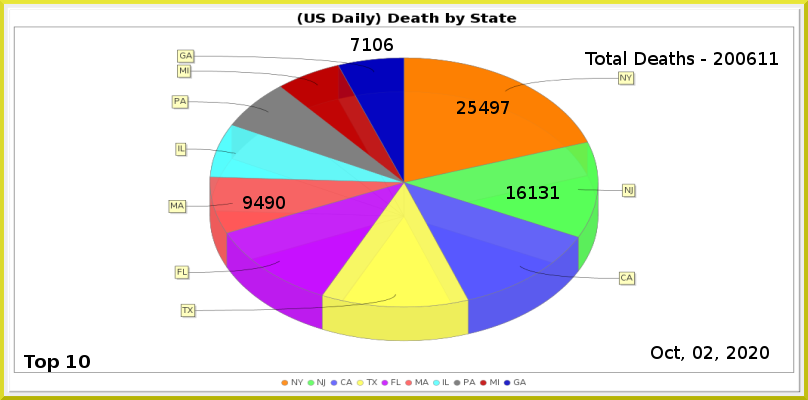
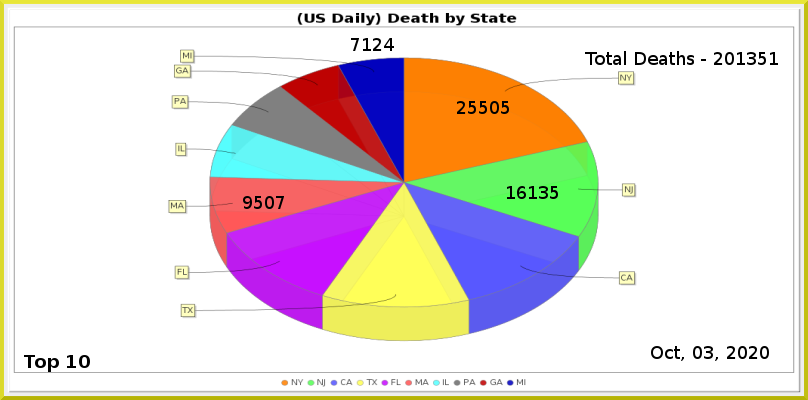
Before/after of a 808 × 400 layered artwork. What changed in the layer stack:
painted on "Least" over <box>373,38,394,51</box>
painted on "MA" over <box>254,196,285,209</box>
painted on "NJ" over <box>550,186,559,199</box>
painted on "NY" over <box>479,101,509,114</box>
renamed "Total Deaths - 200611" to "Total Deaths - 201351", painted on it over <box>736,52,767,65</box>
painted on "Current Date" over <box>704,346,713,359</box>
painted on "Death_by_State.png" over <box>169,49,637,386</box>
